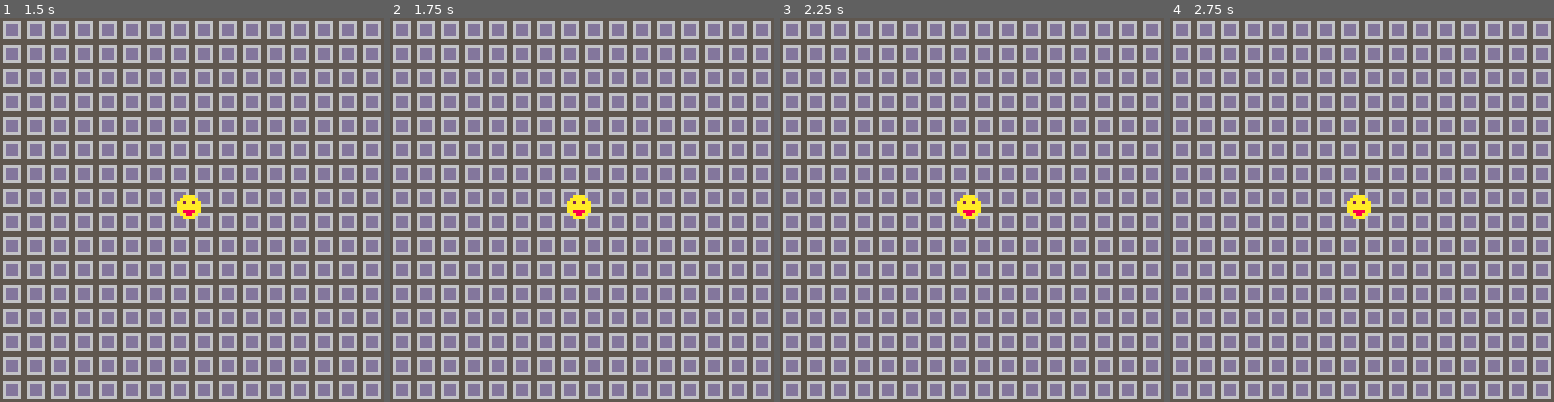
Above: before the commit, frames 1-4 (left to right).
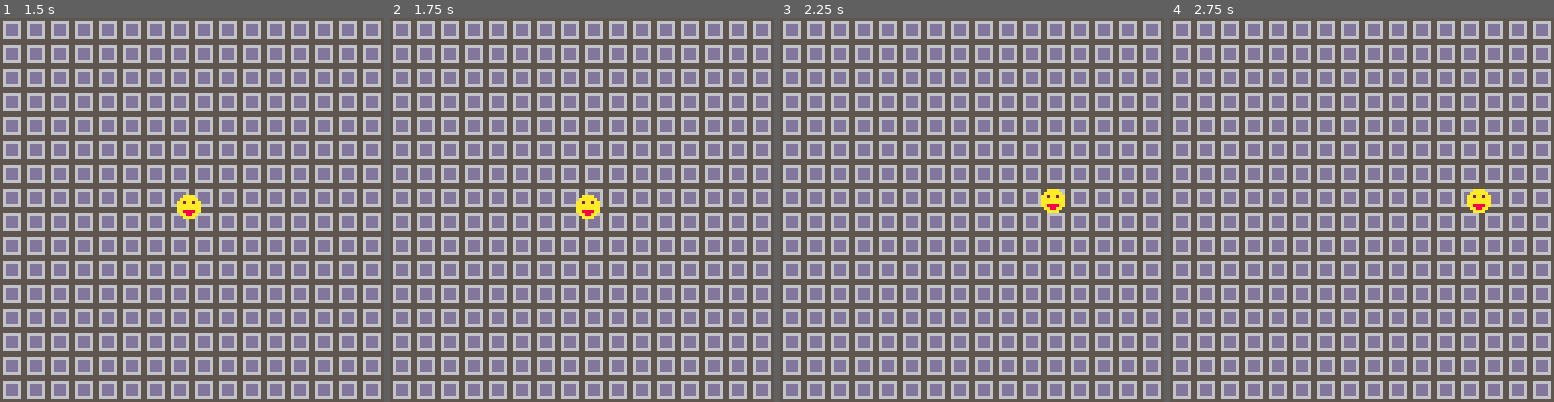
Above: after the commit, the same moments.

Repository: ParkerBacall/Shooty_Game
Game: PICO-8 cartridge shooty_game.p8
The game is run twice, just before and just after one commit, with the same random seed, the same clock (stepped at 60 frames per second) and the same inputs.
Inputs:
- Up to frame 1 (1.5 s): no input
- Up to frame 2 (1.75 s): hold Right from 1.6 s (still down)
- Up to frame 3 (2.25 s): release Right at 2.1 s; hold Up from 2.15 s (still down)
- Up to frame 4 (2.75 s): release Up at 2.42 s; hold Right from 2.47 s (still down)

Frame 1 is identical in both runs. In frame 2, 0.3% of the frame differs, in the area x 46-55%, y 46-53%; in frame 3, 0.6%, in the area x 46-75%, y 44-53%; in frame 4, 0.6%.

Commit message:
basic movement w/ arrow keys

Diff:
--- a/shooty_game.p8
+++ b/shooty_game.p8
@@ -2,7 +2,7 @@
 version 18
 __lua__
 function _update()
-
+	player_update()
 end
 
 function _draw()
@@ -21,22 +21,37 @@
 		y=59,
 		w=8,
 		h=8,
-		flp=false,
 		dx=0,
 		dy=0,
-		max_dx=2,
-		max_dy=3,
 		acc=0.5,
-		boost=4,
-		anim=0,
-		running = false,
-		jumping = false,
-		falling = false,
-		sliding = false,
-		landed = false
 	}
 
+		friction=0.75
+
+
 	end
+-->8
+function player_update()
+
+	player.dx*=friction
+	player.dy*=friction
+
+	if btn(0) then
+			player.dx-=player.acc
+		end
+	if btn(1) then
+		player.dx+=player.acc
+	end
+	if btnp(3) then
+		player.dy+=player.acc
+	end
+		if btnp(2) then
+		player.dy-=player.acc
+	end
+
+	player.x+=player.dx
+	player.y+=player.dy
+end
 __gfx__
 0000000000aaaa000000000000000000000000000000000000000000f8f000000000000055555555000000000000000000000000000000000000000000000000
 000000000aaaaaa00bbbb30000aaa0000444444000cc000000000000fff000000014000056666665000000000000000000000000000000000000000000000000
